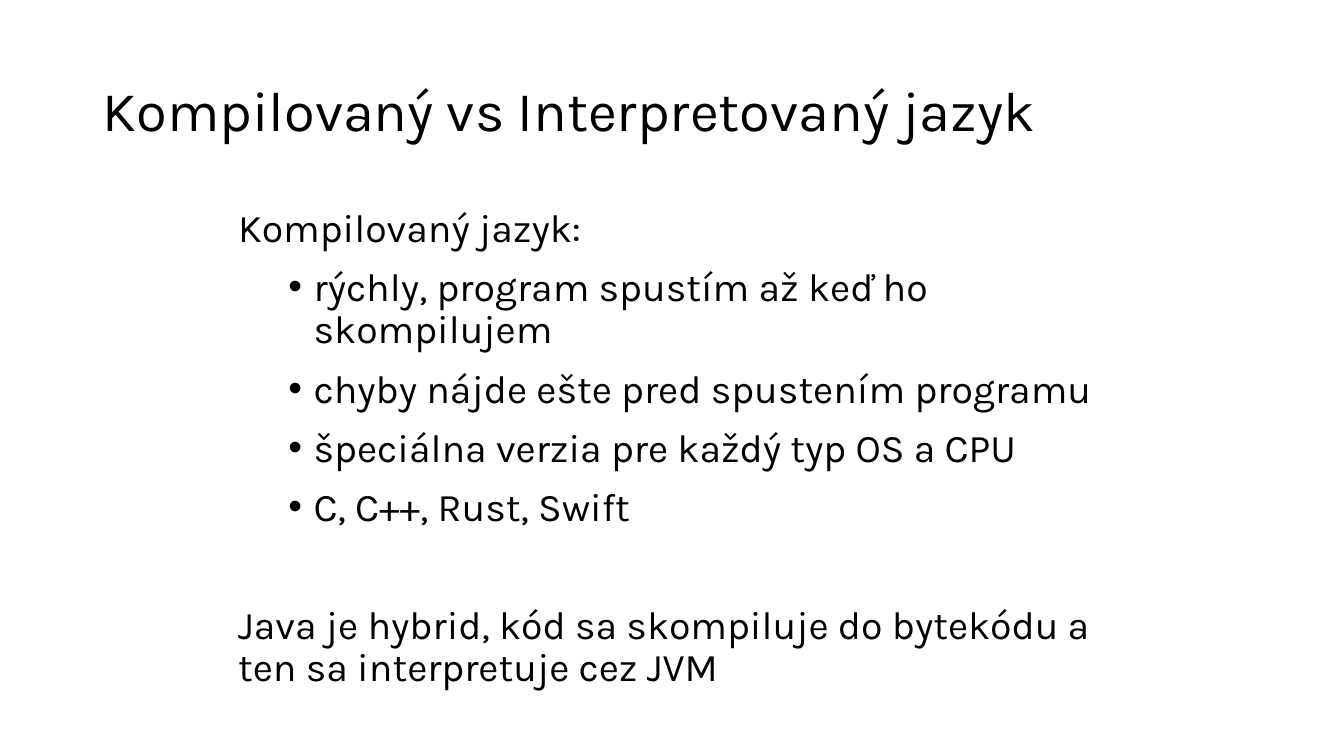
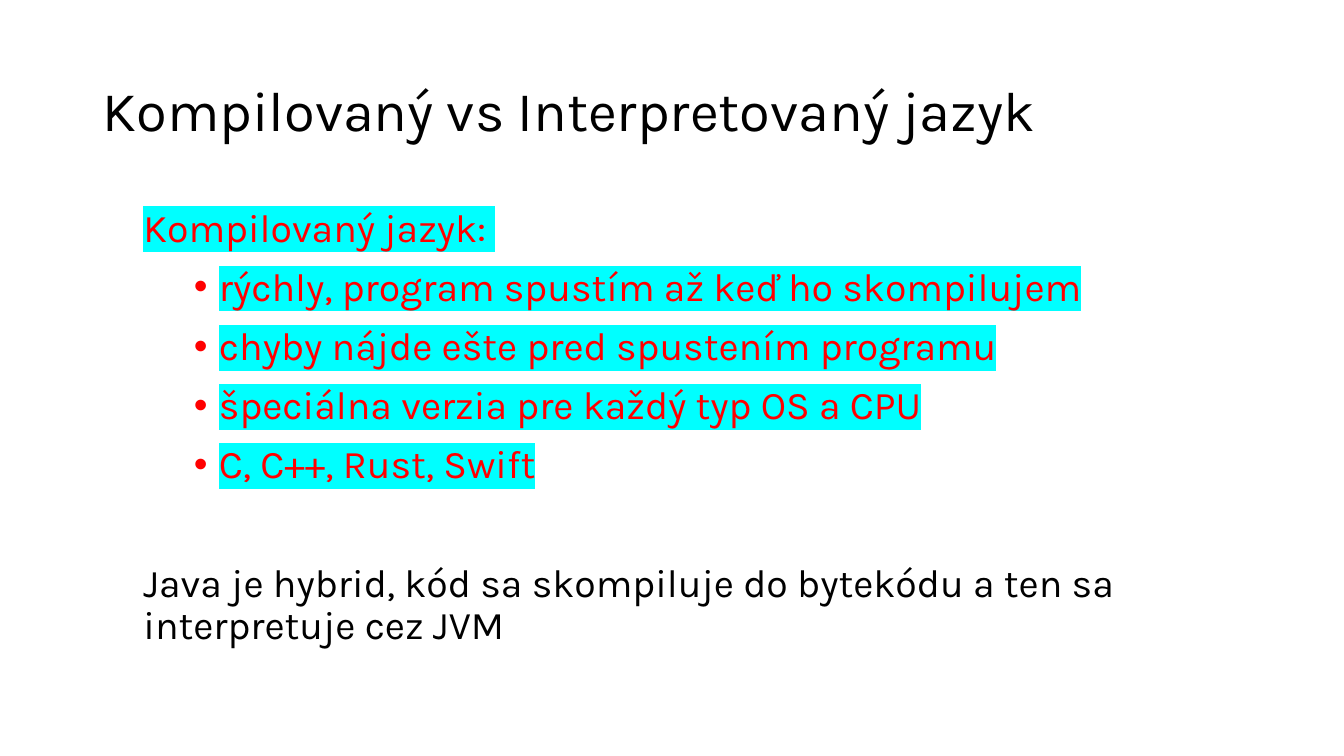
Before and after one commit to wagjo/oop, a slide deck: slide 8 of prezentacie/p01w.pptx (slide 7 before the commit). Drawn at 1344x756 pixels with LibreOffice and Linux fonts; fonts in the diff are those of the drawing. Boxes give left, top, right and bottom in pixels: in the first picture for what was removed or moved away, otherwise in the second. Text is boxed around its words. In the diff, an @@ line names an element or a change of style, - is before the commit and + after.

```diff
--- a/prezentacie/p01w.pptx
+++ b/prezentacie/p01w.pptx
@@ text "Kompilovaný jazyk:" moved from (x1=238, y1=212, x2=1092, y2=691) to (x1=143, y1=212, x2=1114, y2=649) @@
@@ text at (x1=143, y1=212, x2=1081, y2=482): text colour #000000 to #FF0000, highlight none to #00FFFF in "Kompilovaný jazyk:", "rýchly, program spustím až keď ho skompilujem", "chyby nájde ešte pred spustením programu", "špeciálna verzia pre každý typ OS a ..." and 1 more places @@
```
Also in this commit, not shown: 7 other slides changed, 2 slides added, 3 slides removed, 2 other files.
